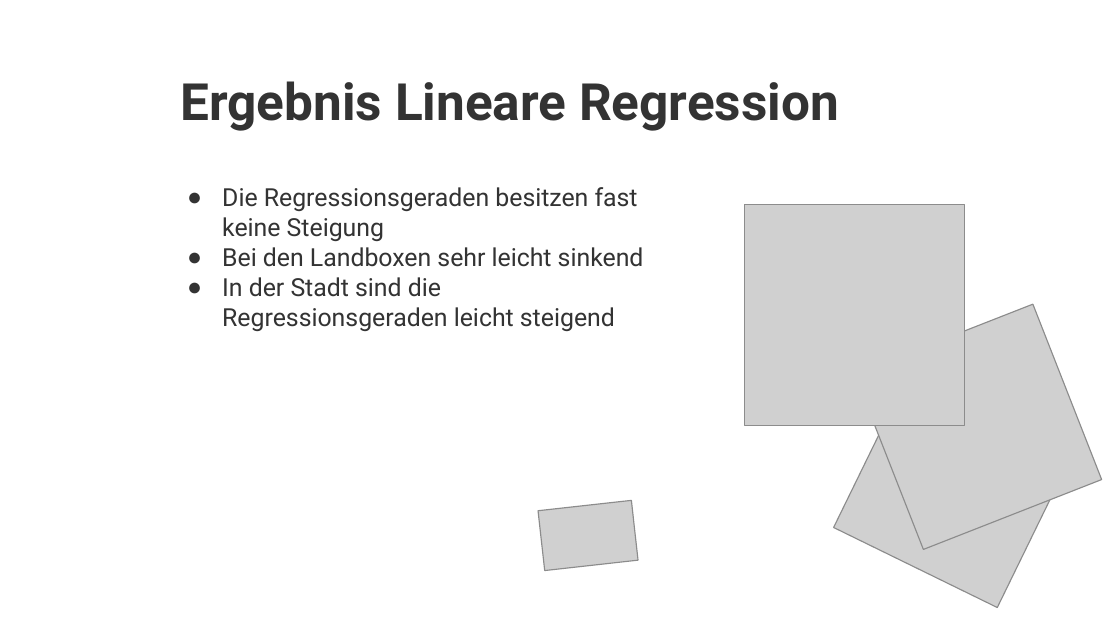
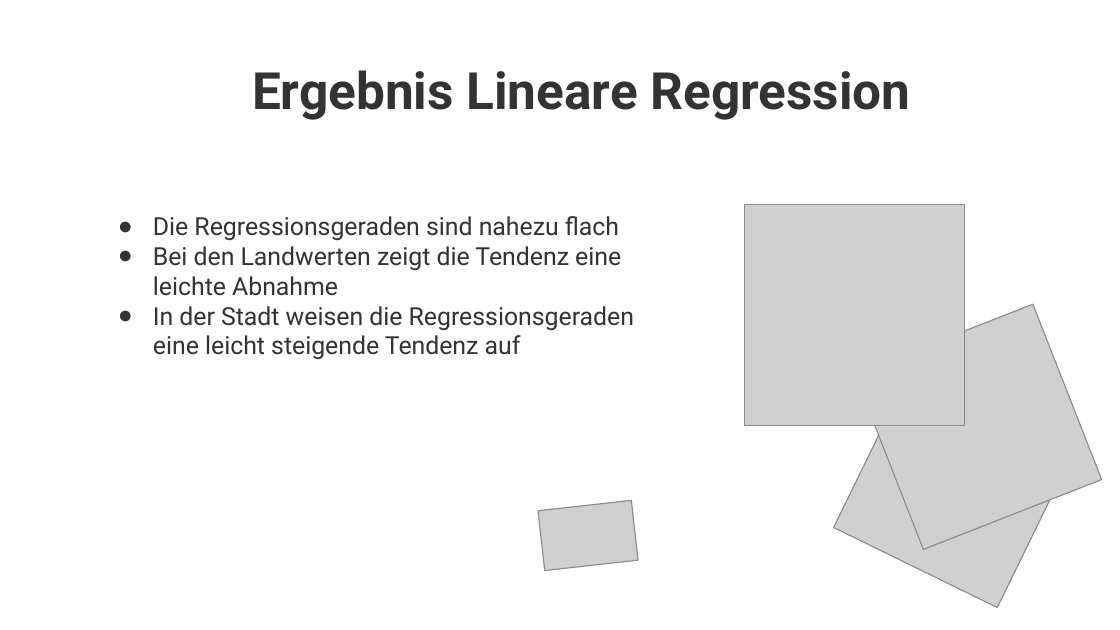
Before and after one commit to Fxvdi/umweltmonitoring-project, a slide deck: slide 13 of Präsentation_Umwelt.pptx (slide 12 before the commit). Drawn at 1120x630 pixels with LibreOffice and Linux fonts; fonts in the diff are those of the drawing; grey boxes stand for pictures; background and template pictures are left out. Boxes give left, top, right and bottom in pixels: in the first picture for what was removed or moved away, otherwise in the second. Text is boxed around its words. In the diff, an @@ line names an element or a change of style, - is before the commit and + after.

```diff
--- a/Präsentation_Umwelt.pptx
+++ b/Präsentation_Umwelt.pptx
@@ title "Ergebnis Lineare Regression" moved from (x1=181, y1=81, x2=839, y2=131) to (x1=252, y1=70, x2=911, y2=120) @@
@@ subtitle at (x1=153, y1=216, x2=634, y2=359): text changed @@
-● Die Regressionsgeraden besitzen fast keine Steigung
-● Bei den Landboxen sehr leicht sinkend
-● In der Stadt sind die Regressionsgeraden leicht steigend
+● Die Regressionsgeraden sind nahezu flach
+● Bei den Landwerten zeigt die Tendenz eine leichte Abnahme
+● In der Stadt weisen die Regressionsgeraden eine leicht steigende Tendenz auf
```
Also in this commit, not shown: 3 other slides changed, 2 slides added, 1 slide removed.
